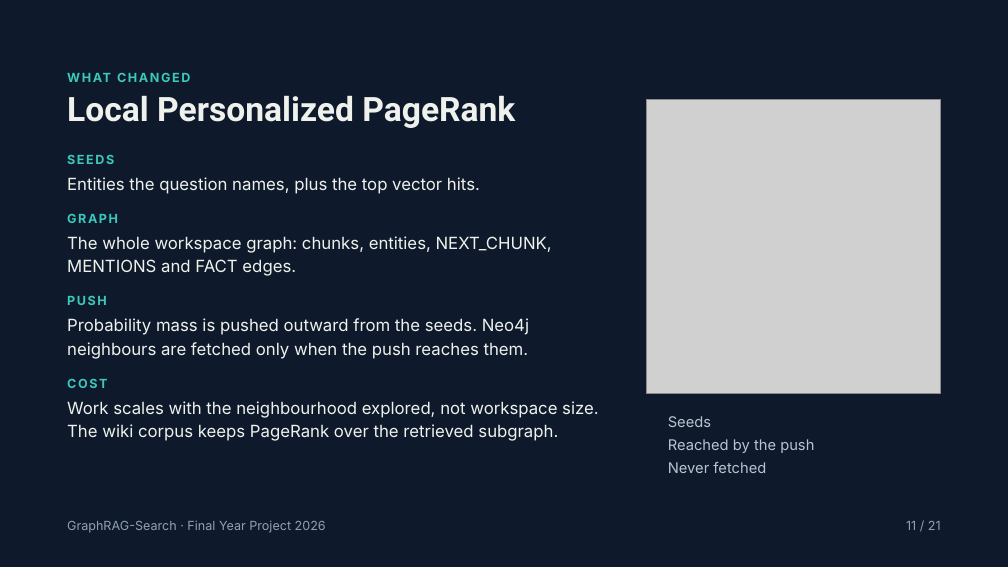
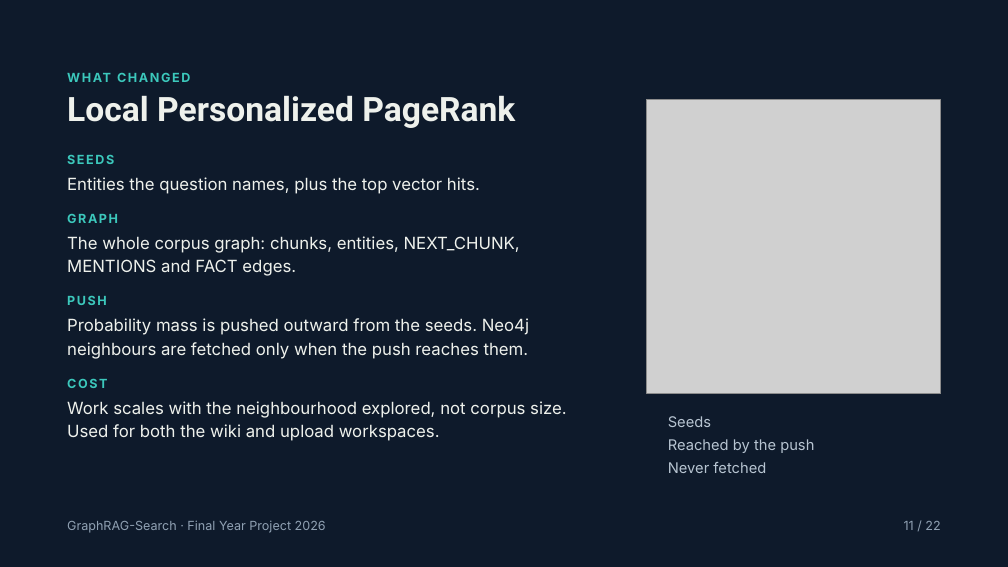
Before and after one commit to williamfaraday123/GraphRAG-Search, a slide deck: slide 11 of GraphRAG-Search Reimagining PageRank for Generative Information Retrieval (1).pptx. Drawn at 1008x567 pixels with LibreOffice and Linux fonts; fonts in the diff are those of the drawing; grey boxes stand for pictures; background and template pictures are left out. Boxes give left, top, right and bottom in pixels: in the first picture for what was removed or moved away, otherwise in the second. Text is boxed around its words. In the diff, an @@ line names an element or a change of style, - is before the commit and + after.

```diff
--- a/GraphRAG-Search Reimagining PageRank for Generative Information Retrieval (1).pptx
+++ b/GraphRAG-Search Reimagining PageRank for Generative Information Retrieval (1).pptx
@@ text at [67, 236, 520, 276]: text changed @@
-The whole workspace graph: chunks, entities, NEXT_CHUNK, MENTIONS and FACT edges.
+The whole corpus graph: chunks, entities, NEXT_CHUNK, MENTIONS and FACT edges.
@@ text at [67, 401, 566, 441]: text changed @@
-Work scales with the neighbourhood explored, not workspace size. The wiki corpus keeps PageRank over the retrieved subgraph.
+Work scales with the neighbourhood explored, not corpus size. Used for both the wiki and upload workspaces.
@@ text at [904, 521, 940, 530]: text changed @@
-11 / 21
+11 / 22
```
Also in this commit, not shown: 18 other slides changed, 1 slide added, 8 other files.
